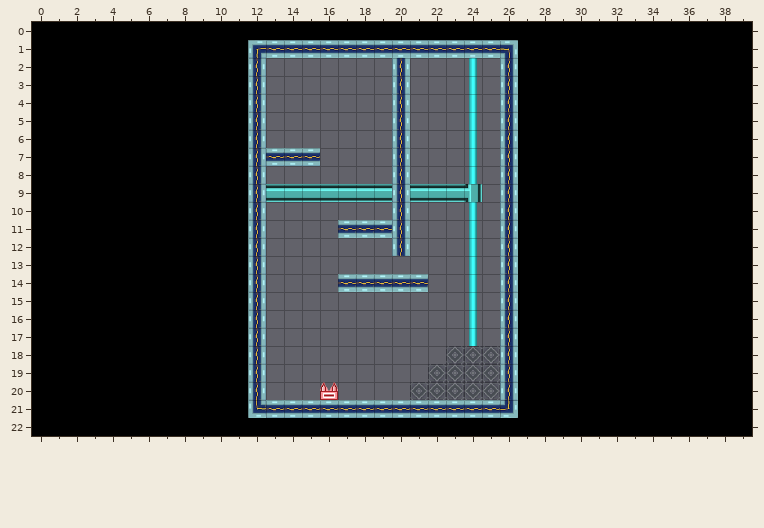
Tiled map, stored at core/assets/level_1-4.tmx. Above is the file before it was changed.
Cells are 32x32 px. Shown: x 0..39, y 0..22. Tiles whose own drawing changed are shown in their newer look in all pictures.
And afterwards:
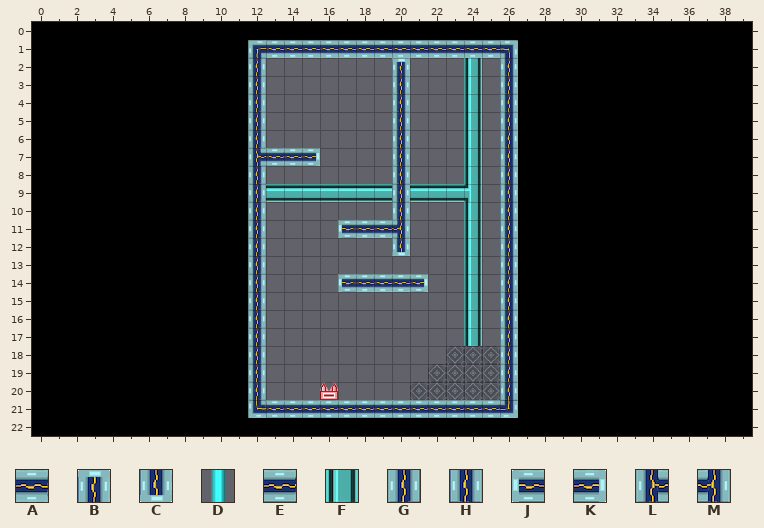
Key: from "tileset": A 33, B 35, C 36, D 69, E 97, F 104, G 128, H 130, J 163, K 164, L 192, M 193.
_ is an empty cell.
Edits made:
{"where": "layer \"background\""}
{"y":2,"x":24,"old":"D","new":"F"}
{"y":3,"x":24,"old":"D","new":"F"}
{"y":4,"x":24,"old":"D","new":"F"}
{"y":5,"x":24,"old":"D","new":"F"}
{"y":6,"x":24,"old":"D","new":"F"}
{"y":7,"x":24,"old":"D","new":"F"}
{"y":8,"x":24,"old":"D","new":"F"}
{"y":10,"x":24,"old":"D","new":"F"}
{"y":11,"x":24,"old":"D","new":"F"}
{"y":12,"x":24,"old":"D","new":"F"}
{"y":13,"x":24,"old":"D","new":"F"}
{"y":14,"x":24,"old":"D","new":"F"}
{"y":15,"x":24,"old":"D","new":"F"}
{"y":16,"x":24,"old":"D","new":"F"}
{"y":17,"x":24,"old":"D","new":"F"}
{"where": "layer \"platforms\""}
{"y":2,"x":20,"old":"H","new":"B"}
{"y":7,"x":12,"old":"G","new":"L"}
{"y":7,"x":15,"old":"E","new":"K"}
{"y":11,"x":17,"old":"A","new":"J"}
{"y":11,"x":20,"old":"H","new":"M"}
{"y":12,"x":20,"old":"H","new":"C"}
{"y":14,"x":17,"old":"A","new":"J"}
{"y":14,"x":21,"old":"A","new":"K"}
